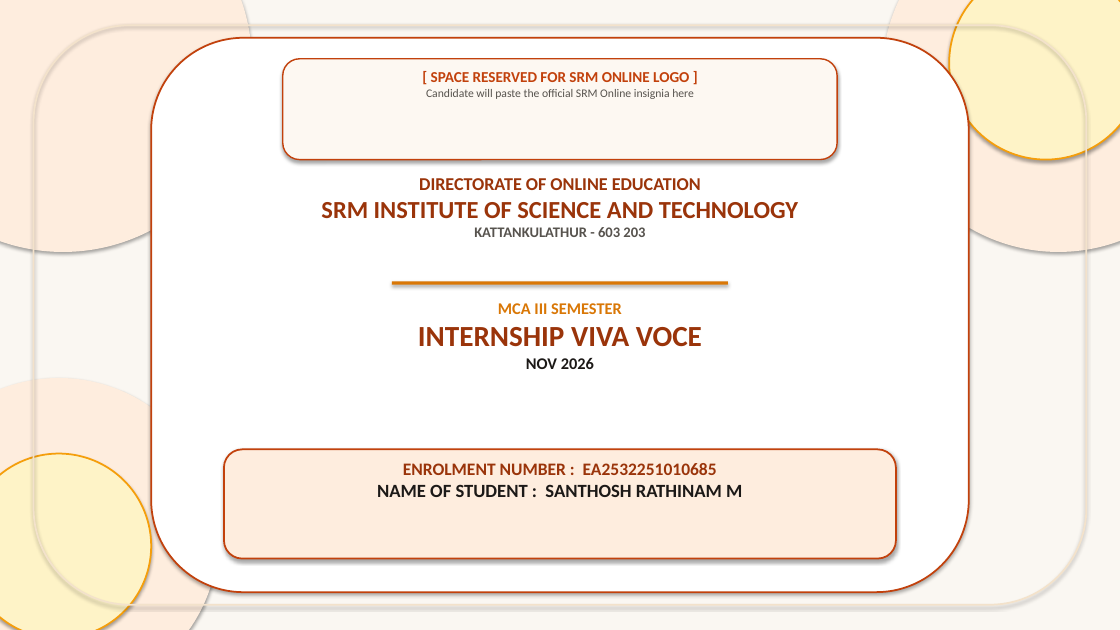
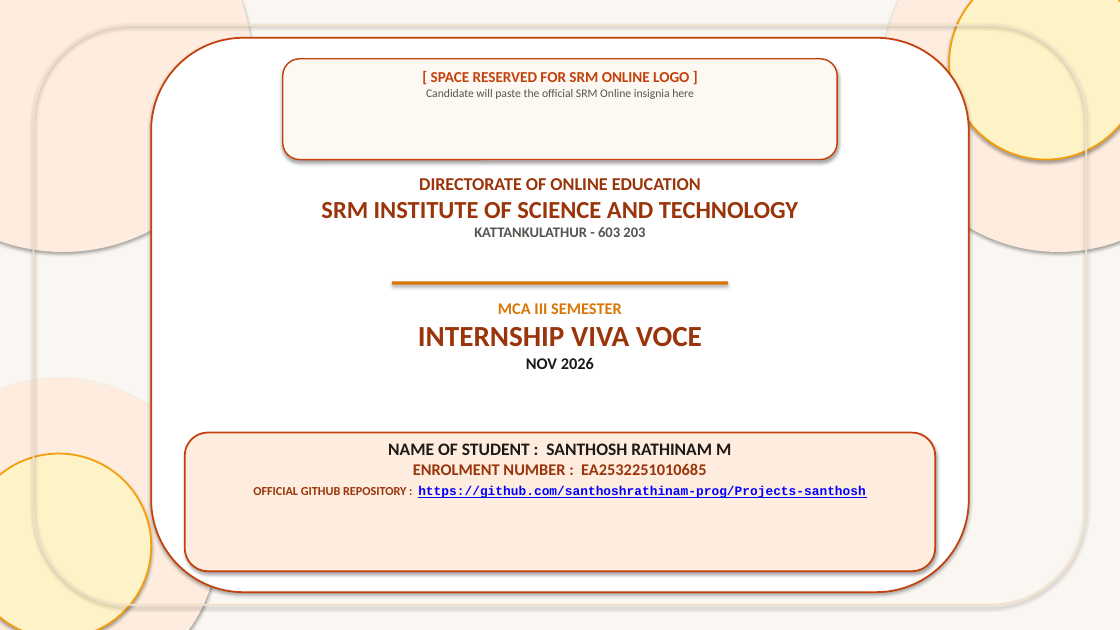
Before and after one commit to santhoshrathinam-prog/Projects-santhosh, a slide deck: slide 1 of Build Track - Real Estate House Building Inventory and Progress Tracker/reports/Build_Track_Real_Estate_Internship_Viva_Presentation.pptx. Drawn at 1120x630 pixels with LibreOffice and Linux fonts; fonts in the diff are those of the drawing. Boxes give left, top, right and bottom in pixels: in the first picture for what was removed or moved away, otherwise in the second. Text is boxed around its words. In the diff, an @@ line names an element or a change of style, - is before the commit and + after.

Commit message:
Include dedicated GitHub project links in Viva Voce presentation
- Embedded active clickable hyperlinks across Slide 1 (Cover Page), Slide 13, Slide 14, and Slide 18
- Links point directly to project source directory: santhoshrathinam-prog/Projects-santhosh/tree/main/Build Track...
- Updated build_viva_slides.py generation script

```diff
--- a/Build Track - Real Estate House Building Inventory and Progress Tracker/reports/Build_Track_Real_Estate_Internship_Viva_Presentation.pptx
+++ b/Build Track - Real Estate House Building Inventory and Progress Tracker/reports/Build_Track_Real_Estate_Internship_Viva_Presentation.pptx
@@ rounded rectangle: place and size @@
-rounded rectangle at [224, 450, 897, 559]
+rounded rectangle at [185, 433, 935, 571]
@@ text "NAME OF STUDENT : SANTHOSH ...": place and size @@
-text "NAME OF STUDENT : SANTHOSH ..." at [377, 463, 742, 497]
+text "NAME OF STUDENT : SANTHOSH ..." at [253, 443, 866, 498]
@@ text at [388, 443, 731, 455]: paragraph added @@
+NAME OF STUDENT : SANTHOSH RATHINAM M
@@ text at [413, 463, 706, 475]: size 15 to 14 pt in "ENROLMENT NUMBER : EA2532251010685" @@
@@ text at [253, 486, 866, 498]: text changed; size 16 to 11 pt; font Calibri to Courier New; text colour #1C1917 to #0000FF @@
-NAME OF STUDENT : SANTHOSH RATHINAM M
+OFFICIAL GITHUB REPOSITORY : https://github.com/santhoshrathinam-prog/Projects-santhosh
```
Also in this commit, not shown: 3 other slides changed, 1 other file.
